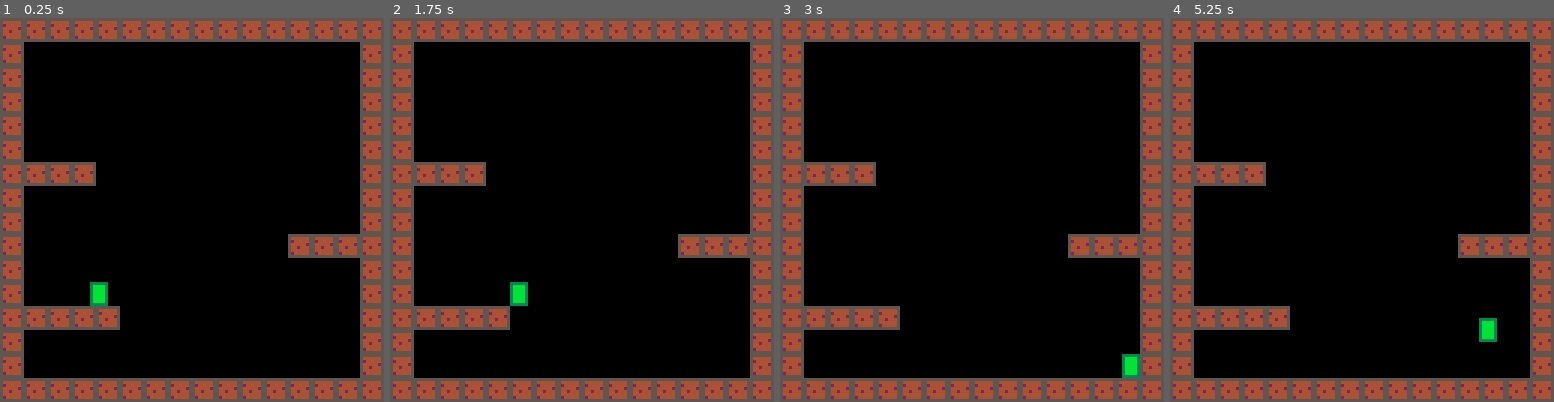
Above: before the commit, frames 1-4 (left to right).
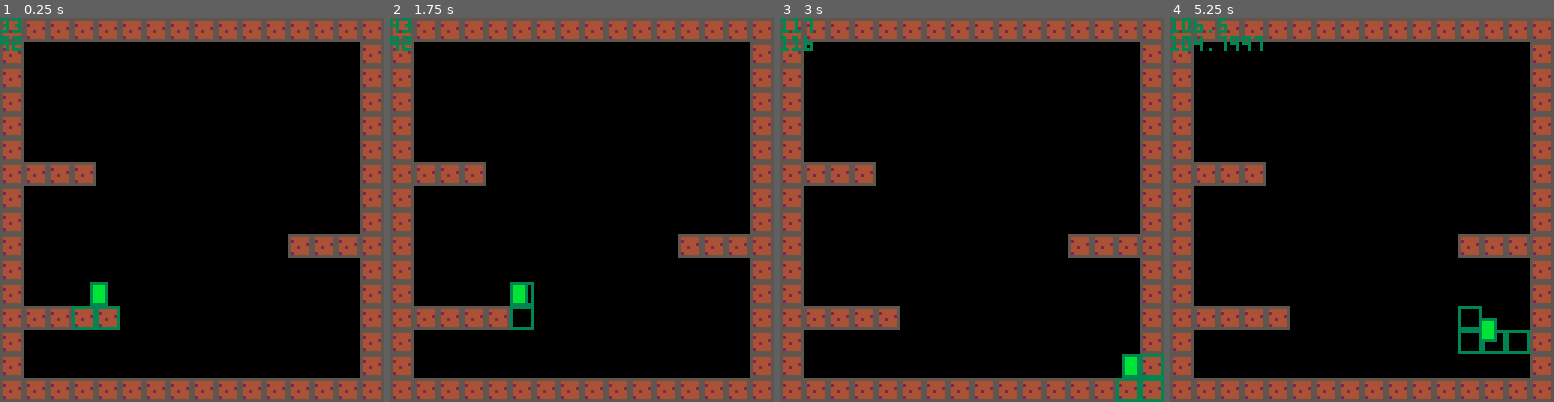
Above: after the commit, the same moments.

Repository: adparadise/pico8-games
Game: PICO-8 cartridge platform.p8
The game is run twice, just before and just after one commit, with the same random seed, the same clock (stepped at 60 frames per second) and the same inputs.
Inputs:
- Up to frame 1 (0.25 s): no input
- Up to frame 2 (1.75 s): tap X (X key) at 0.33, 1.07 s; tap O (Z key) at 0.7, 1.7 s; hold Right from 1.6 s (still down)
- Up to frame 3 (3 s): tap X (X key) at 1.85, 2.97 s; release Right at 2.1 s; tap O (Z key) at 2.1, 2.5, 2.9 s; hold Up 2.15-2.42 s; hold Right from 2.47 s (still down)
- Up to frame 4 (5.25 s): release Right at 3.03 s; hold Left 3.08-3.58 s; tap O (Z key) every 0.4 s from 3.3 to 4.9 s; hold Down 3.63-3.97 s; hold Right 4.02-4.68 s; tap X (X key) at 4.08, 5.2 s; hold Up 4.73-5.03 s; hold Left from 5.08 s (still down)

The runs differ from the first frame. In frame 1, 0.6% of the frame differs, in the area x 0-32%, y 0-82%; in frame 2, 0.5%; in frame 3, 0.8%; in frame 4, 1.2%, in the area x 0-94%, y 0-88%.

Commit message:
refactor to bitfield buttons

Diff:
--- a/platform.p8
+++ b/platform.p8
@@ -5,9 +5,9 @@
 AIRBORNE = 2
 JUMPING = 3
 
-LEFT_BUTTON = 0
-RIGHT_BUTTON = 1
-JUMP_BUTTON = 2
+LEFT_BUTTON = 1
+RIGHT_BUTTON = 2
+JUMP_BUTTON = 4
 
 JUMP_TIME = 3
 JUMP_SPEED = 6
@@ -24,18 +24,27 @@
 
 t = 0
 players = {}
+
 function _init()
+  init_gameplay()
+end
+
+function init_gameplay()
   t = 0
   for i = 0,1 do
     players[i] = create_player(0,33,88)
   end
 end
 
+function init_replay()
+  t = 0
+  for i = 0,1 do
+    players[i] = create_player(0,33,88)
+  end
+end
+
 function _update()
-  update_time()
-  for player in all(players) do
-    update_player(player)
-  end
+  update()
 end
 
 function _draw()
@@ -43,6 +52,21 @@
   draw_level()
   for player in all(players) do
     draw_player(player)
+  end
+end
+
+function update()
+  update_time()
+  update_player_buttons()
+  for player in all(players) do
+    update_player(player)
+  end
+end
+
+function update_player_buttons()
+  local buttons = btn()
+  for player in all(players) do
+    player.buttons = band(shr(buttons, player.input * 8), 127)
   end
 end
 
@@ -80,17 +104,19 @@
 end
 
 function update_player_inputs(player)
-  if (player.state == STANDING and btn(LEFT_BUTTON, player.input)) then
-    player.ax = -RUN_ACCEL
-  end
-  if (player.state == STANDING and btn(RIGHT_BUTTON, player.input)) then
-    player.ax = RUN_ACCEL
-  end
-  if (player.state == STANDING and not btn(RIGHT_BUTTON, player.input) and not btn(LEFT_BUTTON, player.input)) then
-    player.ax = 0
-  end
-
-  if (player.state == STANDING and btn(JUMP_BUTTON, player.input) and player.jump_released) then
+  if (player.state == STANDING) then
+    if (band(player.buttons, LEFT_BUTTON) > 0) then
+      player.ax = -RUN_ACCEL
+    end
+    if (band(player.buttons, RIGHT_BUTTON) > 0) then
+      player.ax = RUN_ACCEL
+    end
+    if (band(player.buttons, RIGHT_BUTTON) == 0 and band(player.buttons, LEFT_BUTTON) == 0) then
+      player.ax = 0
+    end
+  end
+
+  if (player.state == STANDING and band(player.buttons, JUMP_BUTTON) > 0 and player.jump_released) then
     player.state = JUMPING
     player.jump_until = t + JUMP_TIME
     player.vy =- JUMP_SPEED
@@ -103,10 +129,10 @@
       player.jump_direction = 1
     end
   end
-  if (player.jump_released == false and not btn(JUMP_BUTTON, player.input)) then
+  if (player.jump_released == false and band(player.buttons, JUMP_BUTTON) == 0) then
     player.jump_released = true
   end
-  if (player.state == JUMPING and not btn(JUMP_BUTTON, player.input)) then
+  if (player.state == JUMPING and band(player.buttons, JUMP_BUTTON) == 0) then
     player.state = AIRBORNE
   end
   if (player.state == JUMPING and t == player.jump_until) then
@@ -116,11 +142,11 @@
 
   if (player.state == JUMPING or player.state == AIRBORNE) then
     player.ax = 0
-    if (btn(LEFT_BUTTON, player.input)) then
+    if (band(player.buttons, LEFT_BUTTON) > 0) then
       player.ax = -AIR_ACCEL
       player.jump_direction = -1
     end
-    if (btn(RIGHT_BUTTON, player.input)) then
+    if (band(player.buttons, RIGHT_BUTTON) > 0) then
       player.ax = AIR_ACCEL
       player.jump_direction = 1
     end
@@ -358,14 +384,13 @@
 end
 
 function draw_player(player)
-  -- draw_player_debug(player)
+  draw_player_debug(player)
   spr(7,player.x-4,player.y-4)
 end
 
 function draw_player_debug(player)
   print(player.x)
   print(player.y)
-  print(player.yflags)
   for cell in all(player.cells) do
     local col = 3
     if (cell.col != nil) then
